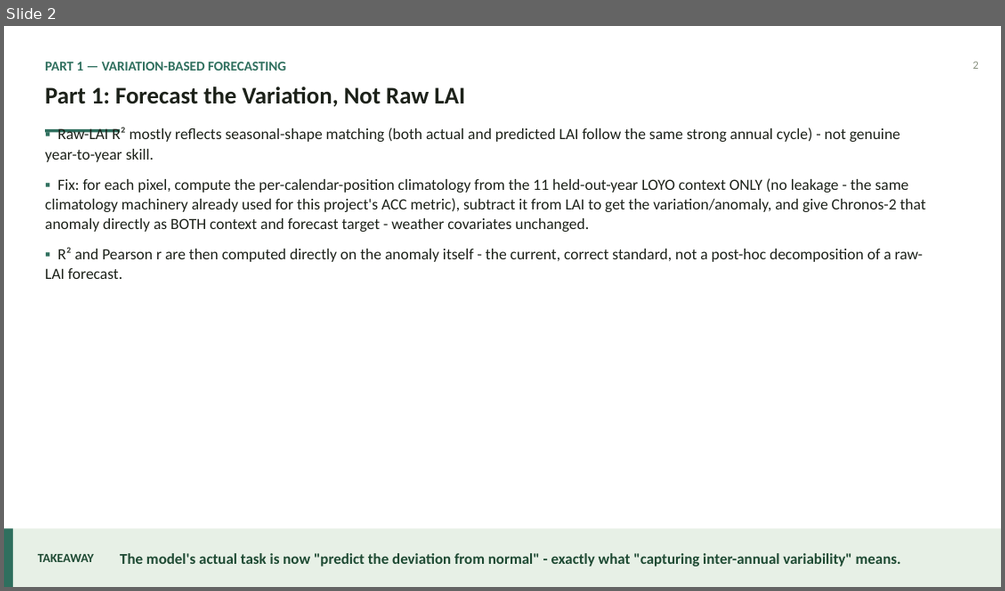
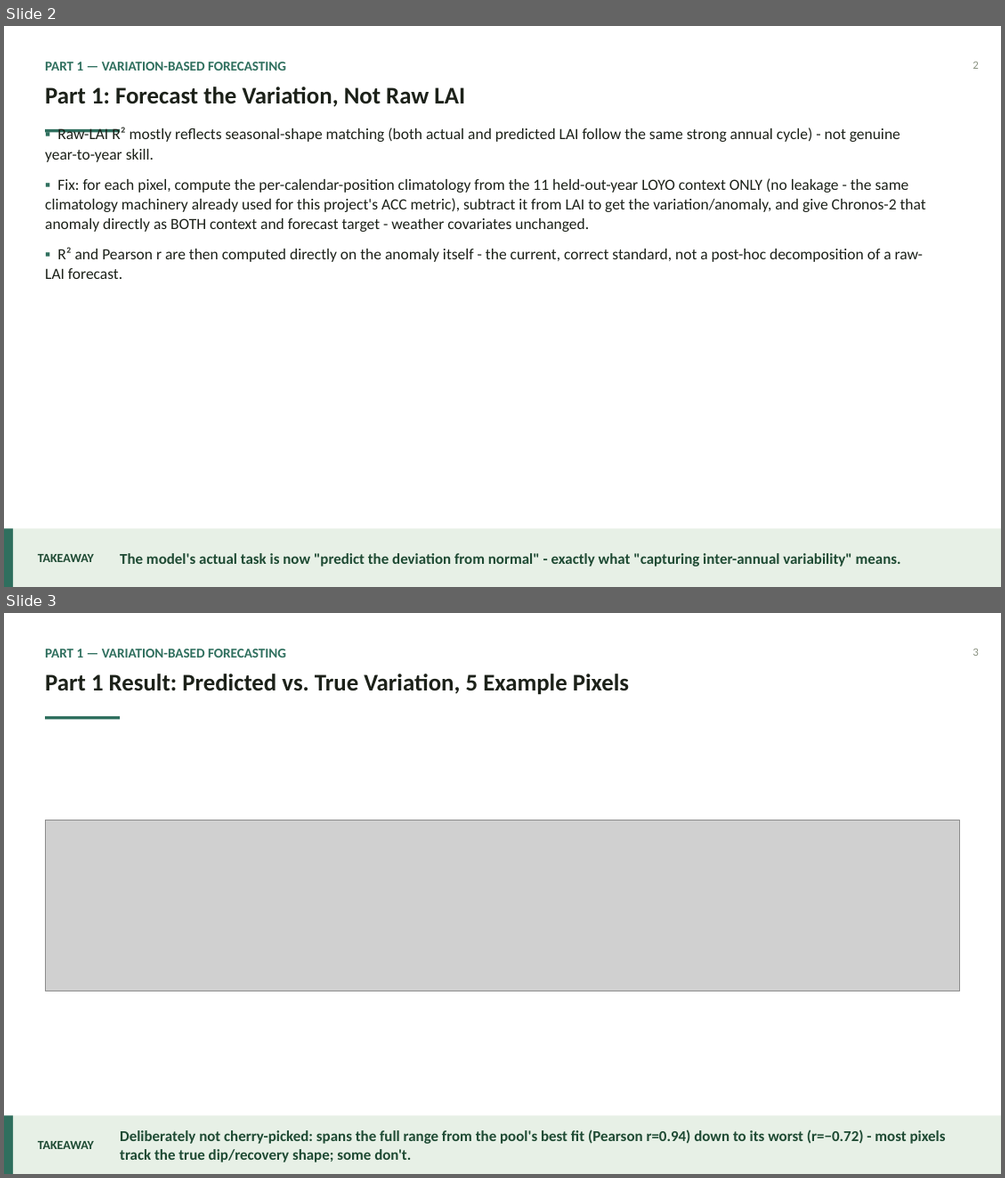
Before and after one commit to zhanghchen/Chronos2-vegetation-forecasting, a slide deck: presentations/Variation_And_Equation_FineTuning/Variation_And_Equation_FineTuning.pptx. Shown one above the other, each under a label of ours: slide 2 before the commit, slides 2 and 3 after it. The pictures are 1005x591 and 1005x1178 pixels, drawn with LibreOffice and Linux fonts; fonts in the diff are those of the drawing; grey boxes stand for pictures. Boxes give left, top, right and bottom in pixels: in the first picture for what was removed or moved away, otherwise in the second. Text is boxed around its words. In the diff, an @@ line names an element or a change of style, - is before the commit and + after.

```diff
--- a/presentations/Variation_And_Equation_FineTuning/Variation_And_Equation_FineTuning.pptx
+++ b/presentations/Variation_And_Equation_FineTuning/Variation_And_Equation_FineTuning.pptx
@@ slide 3 added at [4,613,1001,1174], background #FFFFFF @@
@@ text added at [45,649,286,657], 13 pt, text #2F6F5E, bold @@
+PART 1 — VARIATION-BASED FORECASTING
@@ text added at [972,649,978,656], 11 pt, text #8B9382 @@
+3
@@ text added at [45,674,629,695], 23 pt, text #1C2119, bold @@
+Part 1 Result: Predicted vs. True Variation, 5 Example Pixels
@@ rectangle added at [45,716,120,719], fill #2F6F5E @@
@@ picture added at [45,820,960,989] @@
@@ rectangle added at [4,1116,1001,1174], fill #E7F0E6 @@
@@ rectangle added at [4,1116,13,1174], fill #2F6F5E @@
@@ text added at [38,1141,94,1149], 12 pt, text #1E4A33, bold @@
+TAKEAWAY
@@ text added at [120,1129,946,1162], 14.5 pt, text #1E4A33, bold @@
+Deliberately not cherry-picked: spans the full range from the pool's best fit (Pearson r=0.94) down to its worst (r=−0.72) - most pixels track the true dip/recovery shape; some don't.
```
Also in this commit, not shown: 3 slides changed, 2 other slides added, 6 other files.
